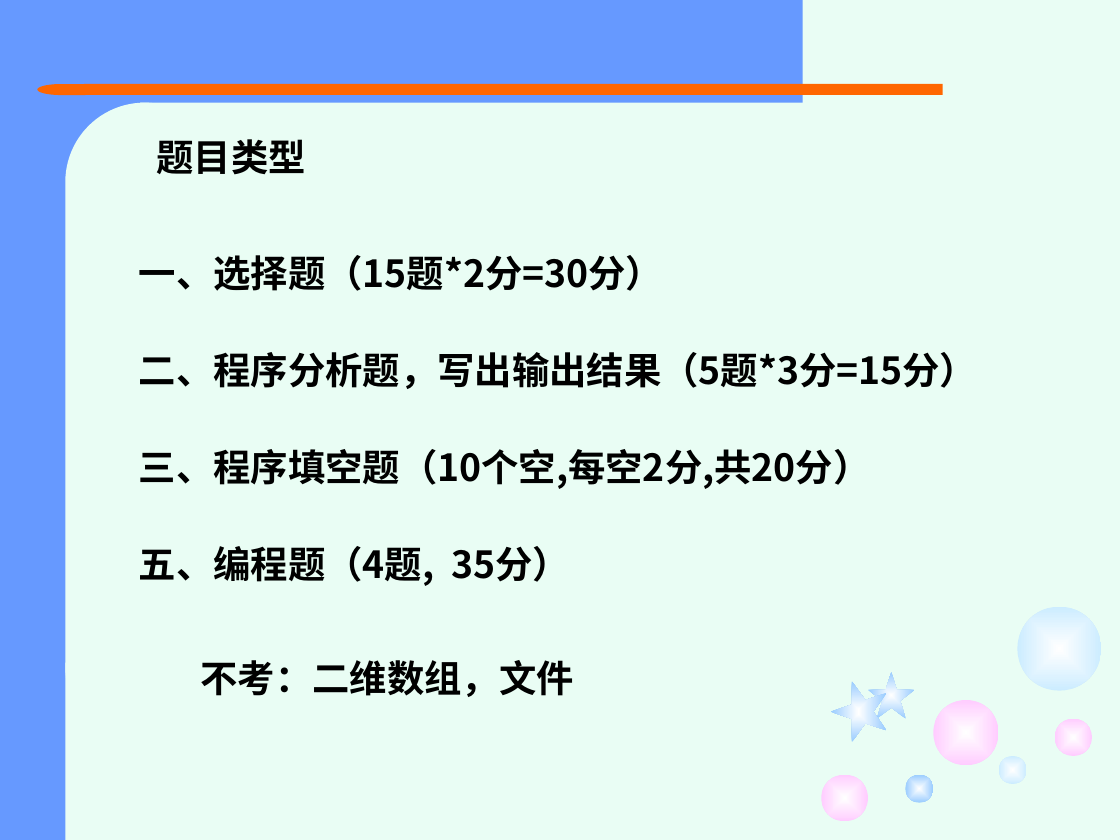
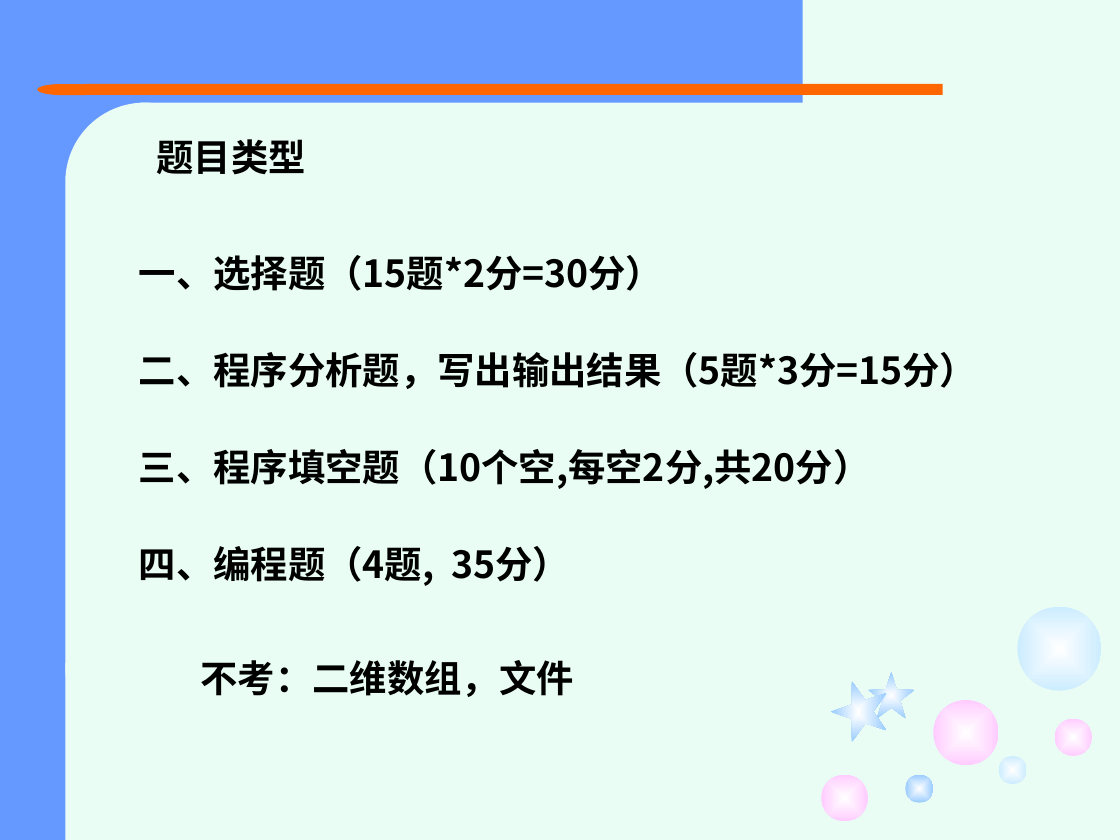
Before and after one commit to jtrfid/C-Repositories, a slide deck: slide 2 of 2015备课/课件/复习.pptx. Drawn at 1120x840 pixels with LibreOffice and Linux fonts; fonts in the diff are those of the drawing. Boxes give left, top, right and bottom in pixels: in the first picture for what was removed or moved away, otherwise in the second. Text is boxed around its words. In the diff, an @@ line names an element or a change of style, - is before the commit and + after.

```diff
--- a/2015备课/课件/复习.pptx
+++ b/2015备课/课件/复习.pptx
@@ text at bbox=[139, 546, 570, 586]: text changed @@
-五、编程题（4题, 35分）
+四、编程题（4题, 35分）
```
Also in this commit, not shown: 2 other slides changed.
